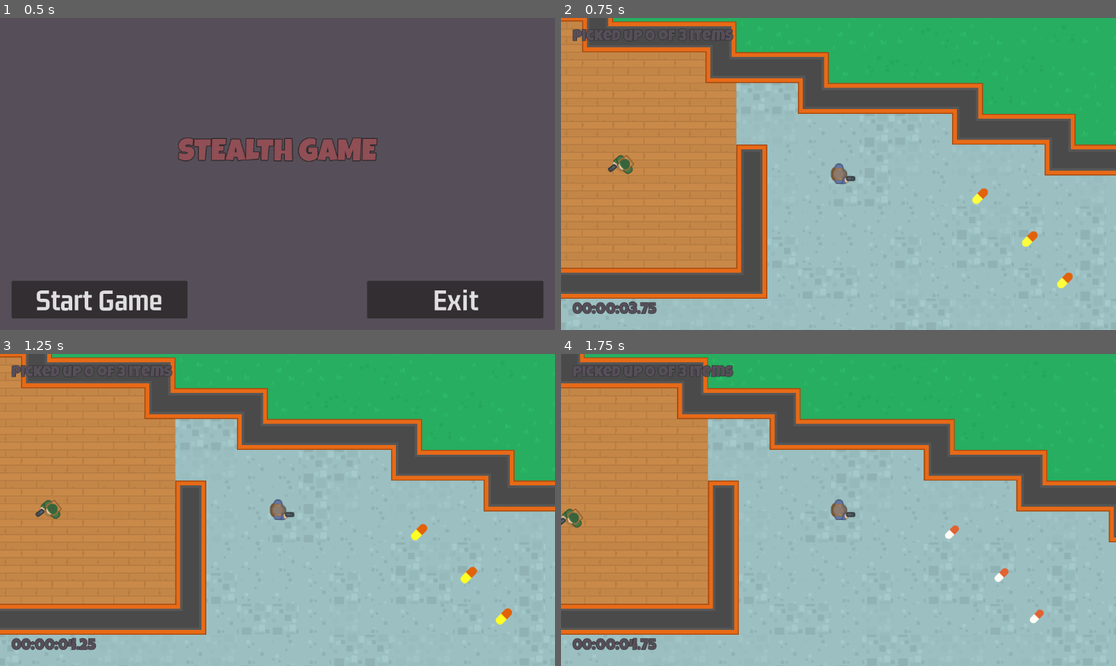
Above: before the commit, frames 1-4 (two rows, left to right).
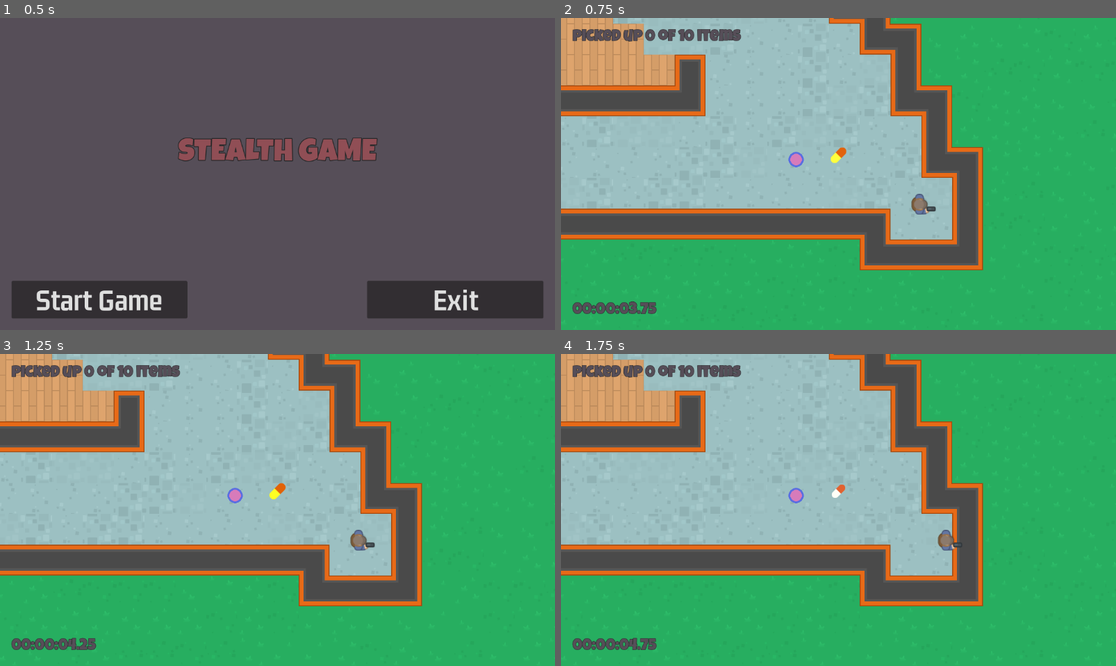
Above: after the commit, the same moments.

Repository: fj0lverkr/do-not-mind-me
Game: Godot game, scene res://scenes/main/main.tscn
Same seed, same stepped clock (60 frames per second), same inputs: the game is played once before the commit and once after it. Sound files missing from this copy of the repository are replaced by a short silence.
Inputs (mouse positions are in pixels of both pictures, inside the frame that each line leads up to):
- Up to frame 1 (0.5 s): no input
- Up to frame 2 (0.75 s): click "Start Game" at 0.5 s
- Up to frame 3 (1.25 s): no input
- Up to frame 4 (1.75 s): move the mouse to (960, 494) at 1.27 s; hold D (right) from 1.28 s (still down); click (960, 494) at 1.35 s

Frame 1 is identical in both runs. In frame 2, 76% of the frame differs, in the area x 0-100%, y 0-100%; in frame 3, 76%; in frame 4, 73%.

Commit message:
Added some more NPCs and patrols to test

Diff:
--- a/scenes/level_map/level_map.tscn
+++ b/scenes/level_map/level_map.tscn
@@ -53,37 +53,91 @@
 [node name="Pickups" type="Node" parent="."]
 
 [node name="Pickup" parent="Pickups" instance=ExtResource("5_746j6")]
-position = Vector2(1274, 491)
+position = Vector2(3924, 1937)
 
 [node name="Pickup2" parent="Pickups" instance=ExtResource("5_746j6")]
-position = Vector2(1377, 580)
+position = Vector2(3024, 731)
 
 [node name="Pickup3" parent="Pickups" instance=ExtResource("5_746j6")]
-position = Vector2(1450, 666)
+position = Vector2(2920, 1691)
+
+[node name="Pickup4" parent="Pickups" instance=ExtResource("5_746j6")]
+position = Vector2(3277, 1677)
+
+[node name="Pickup5" parent="Pickups" instance=ExtResource("5_746j6")]
+position = Vector2(1699, 1394)
+
+[node name="Pickup6" parent="Pickups" instance=ExtResource("5_746j6")]
+position = Vector2(4284, 467)
+
+[node name="Pickup7" parent="Pickups" instance=ExtResource("5_746j6")]
+position = Vector2(346, 220)
+
+[node name="Pickup8" parent="Pickups" instance=ExtResource("5_746j6")]
+position = Vector2(436, 1433)
+
+[node name="Pickup9" parent="Pickups" instance=ExtResource("5_746j6")]
+position = Vector2(439, 2172)
+
+[node name="Pickup10" parent="Pickups" instance=ExtResource("5_746j6")]
+position = Vector2(2160, 715)
 
 [node name="Patrol1" type="Node2D" parent="."]
 
 [node name="Waypoint" parent="Patrol1" instance=ExtResource("3_hart7")]
-position = Vector2(789, 1299)
+position = Vector2(3510, 1528)
+
+[node name="Waypoint4" parent="Patrol1" instance=ExtResource("3_hart7")]
+position = Vector2(3043, 1292)
+
+[node name="Waypoint3" parent="Patrol1" instance=ExtResource("3_hart7")]
+position = Vector2(2885, 1951)
 
 [node name="Waypoint2" parent="Patrol1" instance=ExtResource("3_hart7")]
-position = Vector2(925, 895)
+position = Vector2(3836, 1946)
 
-[node name="Waypoint3" parent="Patrol1" instance=ExtResource("3_hart7")]
-position = Vector2(1167, 1303)
+[node name="Patrol2" type="Node2D" parent="."]
 
-[node name="Waypoint4" parent="Patrol1" instance=ExtResource("3_hart7")]
-position = Vector2(1245, 1718)
+[node name="Waypoint" parent="Patrol2" instance=ExtResource("3_hart7")]
+position = Vector2(2595, 2059)
 
-[node name="Waypoint5" parent="Patrol1" instance=ExtResource("3_hart7")]
-position = Vector2(457, 2118)
+[node name="Waypoint2" parent="Patrol2" instance=ExtResource("3_hart7")]
+position = Vector2(2588, 1324)
 
-[node name="Waypoint6" parent="Patrol1" instance=ExtResource("3_hart7")]
-position = Vector2(732, 1624)
+[node name="Patrol3" type="Node2D" parent="."]
+
+[node name="Waypoint" parent="Patrol3" instance=ExtResource("3_hart7")]
+position = Vector2(2588, 1255)
+
+[node name="Waypoint2" parent="Patrol3" instance=ExtResource("3_hart7")]
+position = Vector2(2538, 486)
+
+[node name="Patrol4" type="Node2D" parent="."]
+
+[node name="Waypoint" parent="Patrol4" instance=ExtResource("3_hart7")]
+position = Vector2(4186, 518)
+
+[node name="Waypoint2" parent="Patrol4" instance=ExtResource("3_hart7")]
+position = Vector2(3710, 194)
+
+[node name="Waypoint3" parent="Patrol4" instance=ExtResource("3_hart7")]
+position = Vector2(2814, 466)
 
 [node name="NPC" parent="." groups=["enemy"] instance=ExtResource("2_xdhus")]
-position = Vector2(544, 419)
+position = Vector2(3142, 1710)
 _patrol_points_node = NodePath("../Patrol1")
+
+[node name="NPC2" parent="." groups=["enemy"] instance=ExtResource("2_xdhus")]
+position = Vector2(2597, 2056)
+_patrol_points_node = NodePath("../Patrol2")
+
+[node name="NPC3" parent="." groups=["enemy"] instance=ExtResource("2_xdhus")]
+position = Vector2(2587, 1249)
+_patrol_points_node = NodePath("../Patrol3")
+
+[node name="NPC4" parent="." groups=["enemy"] instance=ExtResource("2_xdhus")]
+position = Vector2(2863, 529)
+_patrol_points_node = NodePath("../Patrol4")
 
 [node name="Nav" type="Node2D" parent="."]
 
@@ -121,7 +175,7 @@
 polygon = PackedVector2Array(1787, 1295, 1786, 1676, 1592, 1679, 1595, 1750, 1786, 1749, 1786, 1877, 1855, 1876, 1857, 1749, 2432, 1749, 2433, 1615, 2361, 1615, 2362, 1680, 1857, 1678, 1854, 1296)
 
 [node name="Player" parent="." instance=ExtResource("4_vvh1k")]
-position = Vector2(980, 445)
+position = Vector2(4091, 2039)
 
 [node name="Pointer" parent="." node_paths=PackedStringArray("point_from", "point_to") instance=ExtResource("8_f3aj7")]
 point_from = NodePath("../Player")
